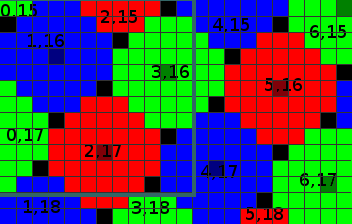
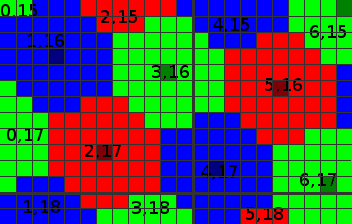
The second 352px x 224px image is a revision of the first. Changes to its layers:
removed layer "Layer" over [0, 0, 196, 197]
renamed "Pasted Layer" to "Layer", painted on it over [0, 0, 352, 224]
